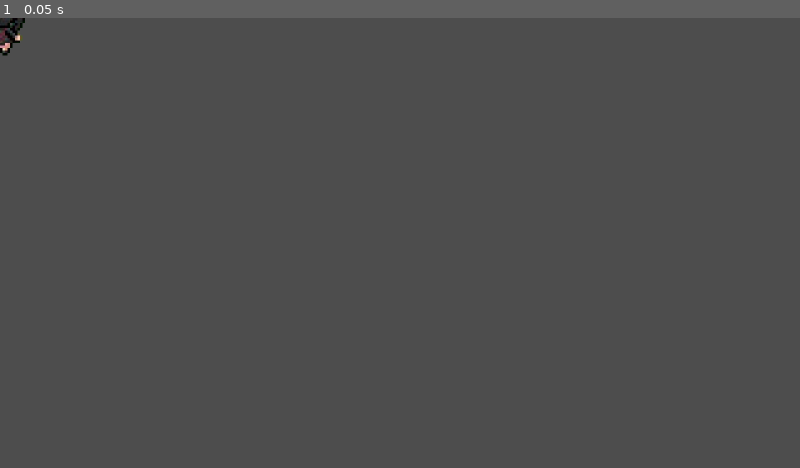
Above: before the commit, frame 1.
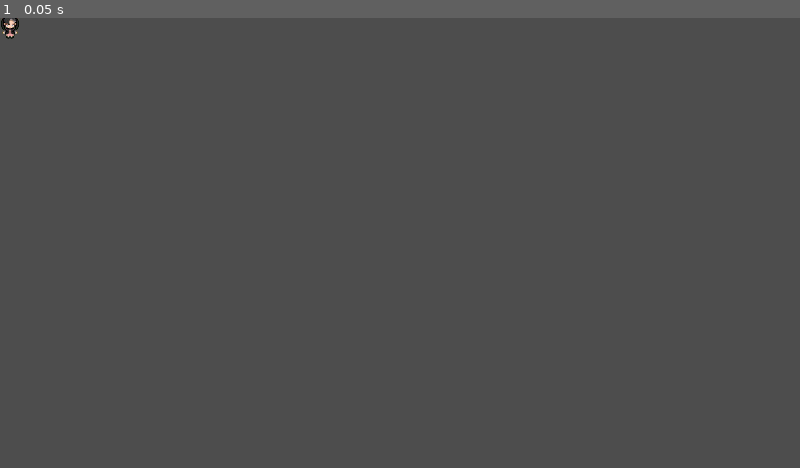
Above: after the commit, the same moment.

Repository: Nelsolaa/HopeBound
Game: Godot game, scene res://scenes/NPCs/npc1.tscn
The game is run twice, just before and just after one commit, with the same random seed, the same clock (stepped at 60 frames per second) and the same inputs. This scene is started directly instead of the project's main scene.
Inputs:
- Up to frame 1 (0.05 s): no input

The runs differ from the first frame. In frame 1, 0.2% of the frame differs, in the area x 0-4%, y 0-9%.

Commit message:
update NPC

Diff:
--- a/scenes/NPCs/npc1.tscn
+++ b/scenes/NPCs/npc1.tscn
@@ -1,6 +1,7 @@
-[gd_scene load_steps=24 format=3 uid="uid://cgq57cayqyv3s"]
+[gd_scene load_steps=25 format=3 uid="uid://cgq57cayqyv3s"]
 
 [ext_resource type="Texture2D" uid="uid://bgbi4oky22nu8" path="res://Assets/NPCs/pokemon__sword_shield__gen5_marnie_by_izzyvicious_dddwsc2-removebg-preview.png" id="1_5o8hs"]
+[ext_resource type="Texture2D" uid="uid://cyf65n0vaiih7" path="res://Assets/NPCs/Game_Boy_Advance_-_Pokemon_Emerald_-_Steven-removebg-preview.png" id="2_t3x8x"]
 
 [sub_resource type="AtlasTexture" id="AtlasTexture_y26g4"]
 atlas = ExtResource("1_5o8hs")
@@ -22,17 +23,17 @@
 atlas = ExtResource("1_5o8hs")
 region = Rect2(0, 0, 64, 64)
 
-[sub_resource type="AtlasTexture" id="AtlasTexture_4pyld"]
-atlas = ExtResource("1_5o8hs")
-region = Rect2(0, 64, 64, 64)
-
-[sub_resource type="AtlasTexture" id="AtlasTexture_f8fjq"]
-atlas = ExtResource("1_5o8hs")
+[sub_resource type="AtlasTexture" id="AtlasTexture_h4r6e"]
+atlas = ExtResource("2_t3x8x")
 region = Rect2(0, 128, 64, 64)
 
 [sub_resource type="AtlasTexture" id="AtlasTexture_xget3"]
 atlas = ExtResource("1_5o8hs")
 region = Rect2(0, 192, 64, 64)
+
+[sub_resource type="AtlasTexture" id="AtlasTexture_cgq2m"]
+atlas = ExtResource("1_5o8hs")
+region = Rect2(64, 192, 64, 64)
 
 [sub_resource type="AtlasTexture" id="AtlasTexture_6xuj6"]
 atlas = ExtResource("1_5o8hs")
@@ -109,17 +110,14 @@
 "name": &"idle_down",
 "speed": 5.0
 }, {
-"frames": [{
-"duration": 1.0,
-"texture": SubResource("AtlasTexture_4pyld")
-}],
+"frames": [],
 "loop": true,
 "name": &"idle_left",
 "speed": 5.0
 }, {
 "frames": [{
 "duration": 1.0,
-"texture": SubResource("AtlasTexture_f8fjq")
+"texture": SubResource("AtlasTexture_h4r6e")
 }],
 "loop": true,
 "name": &"idle_right",
@@ -128,6 +126,9 @@
 "frames": [{
 "duration": 1.0,
 "texture": SubResource("AtlasTexture_xget3")
+}, {
+"duration": 1.0,
+"texture": SubResource("AtlasTexture_cgq2m")
 }],
 "loop": true,
 "name": &"idle_up",
@@ -185,16 +186,19 @@
 "speed": 5.0
 }]
 
-[sub_resource type="RectangleShape2D" id="RectangleShape2D_j7fsx"]
-size = Vector2(44, 64)
+[sub_resource type="RectangleShape2D" id="RectangleShape2D_sjj0g"]
+size = Vector2(16, 16)
 
 [node name="Area2D" type="Area2D"]
+position = Vector2(8, 6)
 
 [node name="AnimatedSprite2D" type="AnimatedSprite2D" parent="."]
 texture_filter = 1
+scale = Vector2(0.35, 0.35)
 sprite_frames = SubResource("SpriteFrames_mgxeq")
-animation = &"idle_up"
-frame_progress = 0.152482
+animation = &"down"
+frame_progress = 0.946436
 
 [node name="CollisionShape2D" type="CollisionShape2D" parent="."]
-shape = SubResource("RectangleShape2D_j7fsx")
+position = Vector2(0, 2)
+shape = SubResource("RectangleShape2D_sjj0g")
--- a/scenes/NPCs/npc2.tscn
+++ b/scenes/NPCs/npc2.tscn
@@ -185,16 +185,18 @@
 "speed": 5.0
 }]
 
-[sub_resource type="RectangleShape2D" id="RectangleShape2D_2cowj"]
-size = Vector2(44, 60)
+[sub_resource type="RectangleShape2D" id="RectangleShape2D_h4wmh"]
+size = Vector2(16, 16)
 
 [node name="Area2D" type="Area2D"]
 
 [node name="AnimatedSprite2D" type="AnimatedSprite2D" parent="."]
 texture_filter = 1
+position = Vector2(8.5, 6)
+scale = Vector2(0.35, 0.35)
 sprite_frames = SubResource("SpriteFrames_8rrqr")
-animation = &"idle_left"
+animation = &"idle_right"
 
 [node name="CollisionShape2D" type="CollisionShape2D" parent="."]
-position = Vector2(-2, 0)
-shape = SubResource("RectangleShape2D_2cowj")
+position = Vector2(8, 8.5)
+shape = SubResource("RectangleShape2D_h4wmh")
--- a/scenes/NPCs/npc3.tscn
+++ b/scenes/NPCs/npc3.tscn
@@ -3,7 +3,7 @@
 [ext_resource type="Texture2D" uid="uid://cyf65n0vaiih7" path="res://Assets/NPCs/Game_Boy_Advance_-_Pokemon_Emerald_-_Steven-removebg-preview.png" id="1_2a71w"]
 
 [sub_resource type="RectangleShape2D" id="RectangleShape2D_2cowj"]
-size = Vector2(44, 60)
+size = Vector2(16, 16)
 
 [sub_resource type="AtlasTexture" id="AtlasTexture_oi5l4"]
 atlas = ExtResource("1_2a71w")
@@ -191,10 +191,12 @@
 [node name="Area2D" type="Area2D"]
 
 [node name="CollisionShape2D" type="CollisionShape2D" parent="."]
-position = Vector2(1, 0)
+position = Vector2(7, 8)
 shape = SubResource("RectangleShape2D_2cowj")
 
 [node name="AnimatedSprite2D" type="AnimatedSprite2D" parent="."]
 texture_filter = 1
+position = Vector2(7, 6)
+scale = Vector2(0.35, 0.35)
 sprite_frames = SubResource("SpriteFrames_xh1k4")
 animation = &"idle_right"
